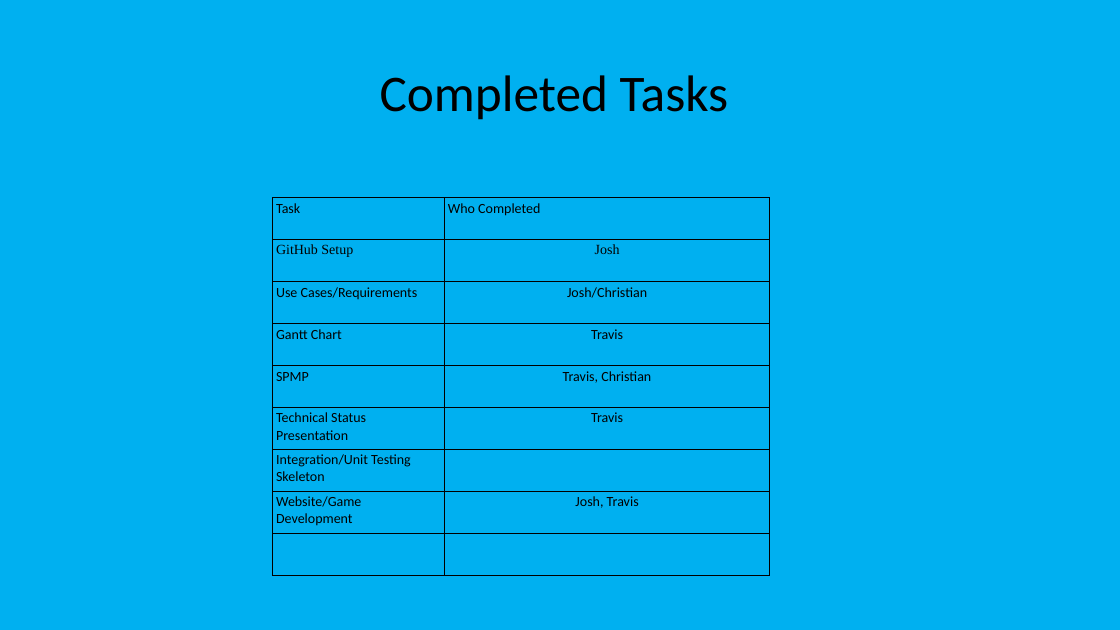
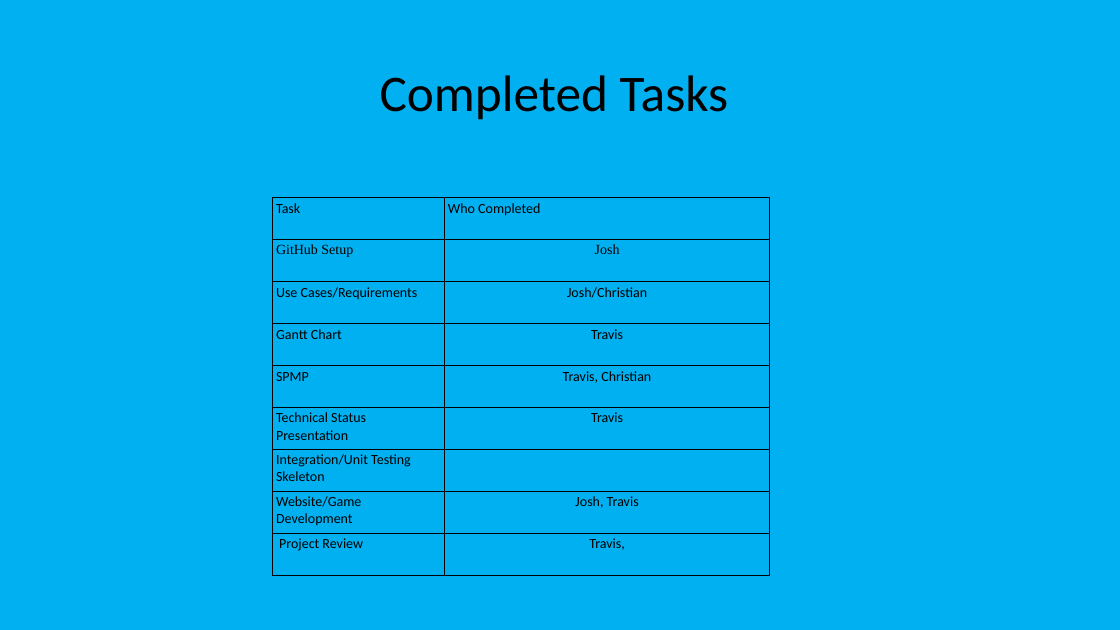
Before and after one commit to s-christian/Fit_or_Fail, a slide deck: slide 7 of Fit or Fail_presentation.pptx. Drawn at 1120x630 pixels with LibreOffice and Linux fonts; fonts in the diff are those of the drawing. Boxes give left, top, right and bottom in pixels: in the first picture for what was removed or moved away, otherwise in the second. Text is boxed around its words. In the diff, an @@ line names an element or a change of style, - is before the commit and + after.

```diff
--- a/Fit or Fail_presentation.pptx
+++ b/Fit or Fail_presentation.pptx
@@ table at bbox=[273, 197, 770, 576] @@
-row 9, column 1: 
+row 9, column 1: Project Review
-row 9, column 2: 
+row 9, column 2: Travis,
```
